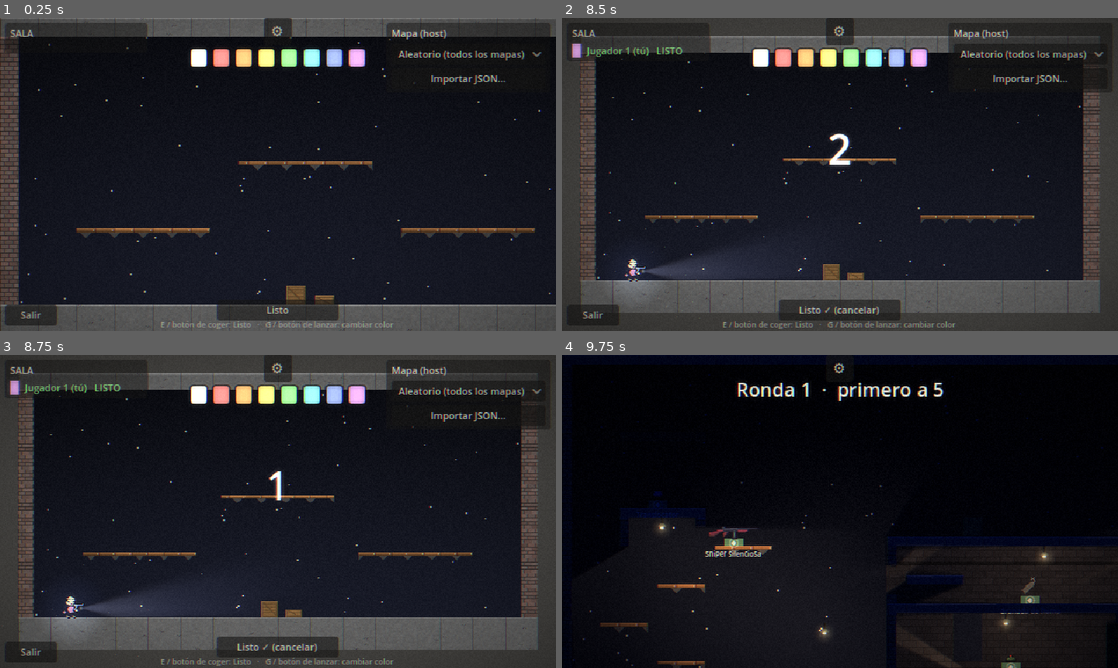
Above: before the commit, frames 1-4 (two rows, left to right).
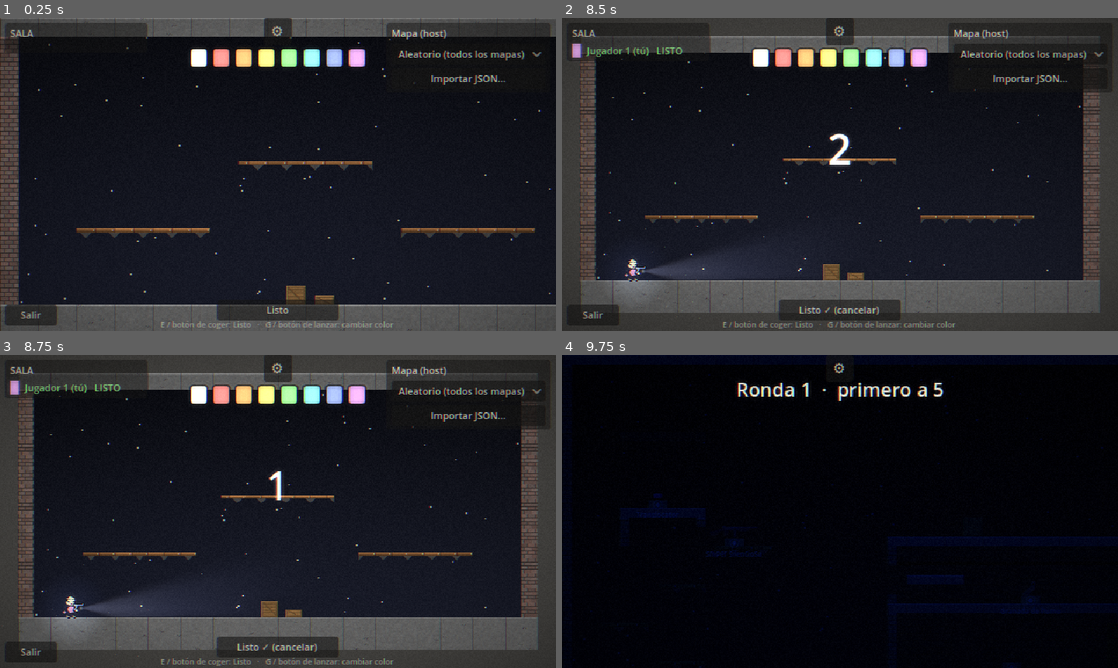
Above: after the commit, the same moments.

Repository: xNeku/godot-multiplayer-high-level
Game: Godot game, scene res://high_level_example/scenes/Lobby.tscn
Same seed, same stepped clock (60 frames per second), same inputs: the game is played once before the commit and once after it. This scene is started directly instead of the project's main scene.
Inputs (mouse positions are in pixels of both pictures, inside the frame that each line leads up to):
- Up to frame 1 (0.25 s): no input
- Up to frame 2 (8.5 s): click (762, 58) at 0.52 s; click (784, 58) at 1.27 s; click (806, 58) at 2.02 s; click (828, 58) at 2.77 s; click (851, 58) at 3.52 s; click (873, 58) at 4.27 s; click (895, 58) at 5.02 s; click (917, 58) at 5.77 s; click "Listo" at 6.5 s; click "Aleatorio (todos los mapas)" at 7.25 s; click "Importar JSON..." at 8 s
- Up to frame 3 (8.75 s): no input
- Up to frame 4 (9.75 s): click "⚙" at 8.75 s; click "Guardar" at 9.5 s

Frames 1-3 are identical in both runs. In frame 4, 8.5% of the frame differs, in the area x 3-100%, y 40-100%.

Commit message:
Sigilo: fabrica con 6 bombillas intermitentes (2 s cada 40 s); escopeta en MapaPruebas; retroceso que empuja al tirador (escopeta 25%, francos 45%, bazooka 60%)
Co-Authored-By: Claude Opus 5.5 <noreply@anthropic.com>
Claude-Session: https://claude.ai/code/session_01V8Hjh6ByoFuysguaq7Lais

Diff:
--- a/high_level_example/Weapons/Bazooka.tres
+++ b/high_level_example/Weapons/Bazooka.tres
@@ -19,3 +19,4 @@
 hearing_range = 3500.0
 muzzle_flash = 2.5
 eject_casing = false
+self_knockback_pct = 60.0
--- a/high_level_example/Weapons/Escopeta.tres
+++ b/high_level_example/Weapons/Escopeta.tres
@@ -26,3 +26,4 @@
 tracer_every = 0
 impact_size = 0.7
 casing_color = Color(0.75, 0.15, 0.12, 1)
+self_knockback_pct = 25.0
--- a/high_level_example/Weapons/Sniper.tres
+++ b/high_level_example/Weapons/Sniper.tres
@@ -22,3 +22,4 @@
 tracer_every = 1
 impact_size = 2.2
 impact_trail = true
+self_knockback_pct = 45.0
--- a/high_level_example/Weapons/SniperSilenciosa.tres
+++ b/high_level_example/Weapons/SniperSilenciosa.tres
@@ -20,3 +20,4 @@
 muzzle_flash = 0.0
 tracer_every = 0
 impact_size = 1.8
+self_knockback_pct = 45.0
--- a/high_level_example/scenes/MapaPruebas.tscn
+++ b/high_level_example/scenes/MapaPruebas.tscn
@@ -23,6 +23,7 @@
 [ext_resource type="Resource" path="res://high_level_example/Objetos/Hilo.tres" id="32_hilo"]
 [ext_resource type="Resource" path="res://high_level_example/Weapons/Bazooka.tres" id="33_bazooka"]
 [ext_resource type="PackedScene" path="res://high_level_example/scenes/Puerta.tscn" id="34_puerta"]
+[ext_resource type="Resource" path="res://high_level_example/Weapons/Escopeta.tres" id="35_escopeta"]
 [sub_resource type="RectangleShape2D" id="Rect_P"]
 size = Vector2(500, 8)
 
@@ -296,6 +297,10 @@
 position = Vector2(1290, 368)
 weapon = ExtResource("33_bazooka")
 
+[node name="SpawnerEscopeta" parent="Armas" instance=ExtResource("6_spawner")]
+position = Vector2(1360, 368)
+weapon = ExtResource("35_escopeta")
+
 [node name="MuroPuerta" type="StaticBody2D" parent="."]
 position = Vector2(2000, 270)
 collision_layer = 1
--- a/high_level_example/scripts/WeaponData.gd
+++ b/high_level_example/scripts/WeaponData.gd
@@ -37,6 +37,10 @@
 # Velocidad a la que baja una vez pasada la pausa
 @export var recoil_recovery_deg_per_sec: float = 60.0
 
+# Empujón hacia atrás al disparar, en % de self_knockback_ref del jugador (800 px/s).
+# Escopeta 25, francotiradores 45, bazooka 60.
+@export_range(0.0, 200.0) var self_knockback_pct: float = 0.0
+
 @export_group("Luz y sonido")
 # Las armas sin silenciador sueltan un fogonazo de luz que delata tu posición
 @export var silenced: bool = false
--- a/high_level_example/scripts/glow_follow.gd
+++ b/high_level_example/scripts/glow_follow.gd
@@ -8,13 +8,14 @@
 
 
 func _ready() -> void:
-	if light:
-		_base_energy = maxf(light.energy, 0.01)
+	# La energía "encendida" se aprende al vuelo (la intermitente empieza apagada)
+	_base_energy = 1.0
 
 
 func _process(_delta: float) -> void:
 	if light == null or not is_instance_valid(light):
 		queue_free()
 		return
-	visible = light.enabled and light.is_visible_in_tree()
+	_base_energy = maxf(_base_energy, light.energy)
+	visible = light.enabled and light.is_visible_in_tree() and light.energy > 0.01
 	modulate.a = base_alpha * clampf(light.energy / _base_energy, 0.0, 1.5)
--- a/high_level_example/scripts/high_level_network_player.gd
+++ b/high_level_example/scripts/high_level_network_player.gd
@@ -122,6 +122,8 @@
 @export var default_weapon: WeaponData
 # Arma de juguete del lobby (empuja, no mata)
 @export var lobby_weapon: WeaponData
+# Empujón al disparar al 100% (cada arma usa su self_knockback_pct de esto)
+@export var self_knockback_ref: float = 800.0
 # Para pruebas: ninguna arma gasta munición. (El arma inicial ya es infinita.)
 @export var debug_unlimited_ammo: bool = false
 # A qué distancia se puede coger un arma con el botón de interactuar
@@ -756,6 +758,13 @@
 	# tiene escala no uniforme, así que con él las balas se desviaban.
 	request_shoot.rpc_id(1, muzzle.global_position, aim_angle)
 
+	# Retroceso que empuja al tirador (escopeta, francos, bazooka)
+	if current_weapon_data.self_knockback_pct > 0.0:
+		var push: Vector2 = -Vector2.RIGHT.rotated(aim_angle) * self_knockback_ref * current_weapon_data.self_knockback_pct / 100.0
+		velocity += push
+		if push.y < 0.0:
+			_coyote_left = 0.0 # que no cuente como salto pegado al suelo
+
 	# Efectos inmediatos en el tirador (sin esperar al servidor)
 	shake(shake_per_shot * (1.0 + current_weapon_data.recoil_per_shot_deg * 0.15))
 	_play_shot_fx(not current_weapon_data.silenced)
--- /dev/null
+++ b/high_level_example/scripts/light_pulse.gd
@@ -0,0 +1,42 @@
+extends PointLight2D
+# Bombilla intermitente de sigilo: apagada casi siempre, se enciende "on_time"
+# segundos cada "period" segundos (con un par de chispazos al encender).
+# El momento depende del reloj desde que carga el mapa y de "phase", así todos los
+# jugadores la ven a la vez (más o menos: lo que tarde en cargar cada uno).
+
+@export var period: float = 40.0
+@export var on_time: float = 2.0
+# Desfase en segundos (para que no se enciendan todas a la vez)
+@export var phase: float = 0.0
+
+var _base_energy: float
+var _t: float = 0.0
+var _emp_until_msec: int = 0
+
+
+func _ready() -> void:
+	_base_energy = energy
+	energy = 0.0
+	add_to_group("emp_affected")
+
+
+func _process(delta: float) -> void:
+	_t += delta
+	if Time.get_ticks_msec() < _emp_until_msec:
+		energy = 0.0
+		return
+	var local: float = fposmod(_t + phase, period)
+	if local > on_time:
+		energy = 0.0
+		return
+	# Arranque con chispazos (primeros 0,25 s) y apagado suave
+	var e: float = _base_energy
+	if local < 0.25:
+		e *= 1.0 if fmod(local, 0.08) < 0.04 else 0.15
+	elif local > on_time - 0.3:
+		e *= (on_time - local) / 0.3
+	energy = e
+
+
+func emp(duration: float) -> void:
+	_emp_until_msec = Time.get_ticks_msec() + int(duration * 1000.0)
--- a/high_level_example/scripts/map_loader.gd
+++ b/high_level_example/scripts/map_loader.gd
@@ -23,6 +23,7 @@
 
 const MAP_SETTINGS: Script = preload("res://high_level_example/scripts/map_settings.gd")
 const TILE_SHADER: Shader = preload("res://high_level_example/shaders/tiles.gdshader")
+const LIGHT_PULSE: Script = preload("res://high_level_example/scripts/light_pulse.gd")
 const LIGHT_FLICKER: Script = preload("res://high_level_example/scripts/light_flicker.gd")
 const DOOR_SCENE: PackedScene = preload("res://high_level_example/scenes/Puerta.tscn")
 const SPAWNER_SCENE: PackedScene = preload("res://high_level_example/scenes/Spawner.tscn")
@@ -203,7 +204,7 @@
 				var cmat := _tile_mat(Style.CRATE, Vector2(sz) * bp, Color.WHITE, mat_cache)
 				_add_body(boxes, "Caja%d" % idx, Rect2i(ex, ey, sz.x, sz.y), bp, cmat, SOLID_LAYER_BIT, false, true, occ_cache)
 			"light":
-				_add_light(lights, "Bombilla%d" % idx, ex, ey, bp, bool(e.get("on", true)))
+				_add_light(lights, "Bombilla%d" % idx, ex, ey, bp, bool(e.get("on", true)), e)
 			"door":
 				var dw: int = clampi(_int(e.get("w", DOOR_DEFAULT.x), DOOR_DEFAULT.x), 1, 8)
 				var dh: int = clampi(_int(e.get("h", DOOR_DEFAULT.y), DOOR_DEFAULT.y), 1, 16)
@@ -436,7 +437,9 @@
 	parent.add_child(body)
 
 
-static func _add_light(parent: Node, node_name: String, ex: int, ey: int, bp: float, on: bool) -> void:
+# Opcional en el JSON: "pulse": true -> intermitente (apagada; se enciende "on_time" s
+# cada "period" s, con desfase "phase"). Sin "pulse" parpadea al azar como siempre.
+static func _add_light(parent: Node, node_name: String, ex: int, ey: int, bp: float, on: bool, e: Dictionary = {}) -> void:
 	var n := Node2D.new()
 	n.name = node_name
 	# 1x1 bloque: cuelga del centro de la parte de arriba de la casilla
@@ -474,7 +477,13 @@
 	luz.shadow_filter_smooth = 2.0
 	luz.texture = LIGHT_TEX
 	luz.texture_scale = 1.9
-	if on:
+	if on and bool(e.get("pulse", false)):
+		luz.set_script(LIGHT_PULSE)
+		luz.set("period", clampf(float(e.get("period", 40.0)), 2.0, 600.0))
+		luz.set("on_time", clampf(float(e.get("on_time", 2.0)), 0.2, 60.0))
+		luz.set("phase", float(e.get("phase", 0.0)))
+		foco.color = Color(0.55, 0.5, 0.4)
+	elif on:
 		luz.set_script(LIGHT_FLICKER)
 	else:
 		luz.enabled = false
--- a/high_level_example/scripts/tuning_panel.gd
+++ b/high_level_example/scripts/tuning_panel.gd
@@ -37,6 +37,7 @@
 	["backflip_air_control", 0.0, 1.0, 0.05],
 	["rope_range", 60, 400, 5],
 	["rope_release_boost", 1.0, 1.5, 0.05],
+	["self_knockback_ref", 0, 1200, 25],
 	["rope_climb_speed", 20, 200, 5],
 	["rope_swing_accel", 100, 1000, 10],
 	["rope_max_speed", 150, 900, 10],
--- a/maps/fabrica.json
+++ b/maps/fabrica.json
@@ -1358,12 +1358,6 @@
  },
  "entities": [
   {
-   "type": "light",
-   "x": 27,
-   "y": 28,
-   "on": true
-  },
-  {
    "type": "box_big",
    "x": 20,
    "y": 38
@@ -1384,12 +1378,6 @@
    "y": 37
   },
   {
-   "type": "light",
-   "x": 10,
-   "y": 17,
-   "on": true
-  },
-  {
    "type": "box_big",
    "x": 46,
    "y": 38
@@ -1423,48 +1411,6 @@
    "type": "box_big",
    "x": 108,
    "y": 38
-  },
-  {
-   "type": "light",
-   "x": 45,
-   "y": 34,
-   "on": true
-  },
-  {
-   "type": "light",
-   "x": 61,
-   "y": 34,
-   "on": true
-  },
-  {
-   "type": "light",
-   "x": 80,
-   "y": 34,
-   "on": false
-  },
-  {
-   "type": "light",
-   "x": 95,
-   "y": 34,
-   "on": true
-  },
-  {
-   "type": "light",
-   "x": 110,
-   "y": 34,
-   "on": true
-  },
-  {
-   "type": "light",
-   "x": 56,
-   "y": 41,
-   "on": true
-  },
-  {
-   "type": "light",
-   "x": 88,
-   "y": 41,
-   "on": true
   },
   {
    "type": "box_small",
@@ -1503,30 +1449,6 @@
    "y": 31
   },
   {
-   "type": "light",
-   "x": 46,
-   "y": 27,
-   "on": true
-  },
-  {
-   "type": "light",
-   "x": 70,
-   "y": 27,
-   "on": true
-  },
-  {
-   "type": "light",
-   "x": 92,
-   "y": 27,
-   "on": true
-  },
-  {
-   "type": "light",
-   "x": 110,
-   "y": 27,
-   "on": false
-  },
-  {
    "type": "door",
    "x": 95,
    "y": 21,
@@ -1535,179 +1457,203 @@
    "open": false
   },
   {
+   "type": "box_small",
+   "x": 86,
+   "y": 25
+  },
+  {
+   "type": "box_big",
+   "x": 42,
+   "y": 17
+  },
+  {
+   "type": "box_small",
+   "x": 110,
+   "y": 18
+  },
+  {
+   "type": "box_big",
+   "x": 126,
+   "y": 41
+  },
+  {
+   "type": "box_small",
+   "x": 134,
+   "y": 42
+  },
+  {
+   "type": "weapon_base",
+   "x": 17,
+   "y": 19,
+   "item": "SniperSilenciosa"
+  },
+  {
+   "type": "weapon_base",
+   "x": 9,
+   "y": 15,
+   "item": "Translocator"
+  },
+  {
+   "type": "weapon_base",
+   "x": 18,
+   "y": 39,
+   "item": "Pistola"
+  },
+  {
+   "type": "weapon_base",
+   "x": 64,
+   "y": 39,
+   "item": "Usp"
+  },
+  {
+   "type": "weapon_base",
+   "x": 84,
+   "y": 39,
+   "item": "Granada"
+  },
+  {
+   "type": "weapon_base",
+   "x": 70,
+   "y": 46,
+   "item": "Bazooka"
+  },
+  {
+   "type": "weapon_base",
+   "x": 52,
+   "y": 46,
+   "item": "Claymore"
+  },
+  {
+   "type": "weapon_base",
+   "x": 100,
+   "y": 46,
+   "item": "Hilo"
+  },
+  {
+   "type": "weapon_base",
+   "x": 66,
+   "y": 32,
+   "item": "Escopeta"
+  },
+  {
+   "type": "weapon_base",
+   "x": 46,
+   "y": 32,
+   "item": "Betty"
+  },
+  {
+   "type": "weapon_base",
+   "x": 108,
+   "y": 32,
+   "item": "Pistola"
+  },
+  {
+   "type": "weapon_base",
+   "x": 74,
+   "y": 21,
+   "item": "Mp7"
+  },
+  {
+   "type": "weapon_base",
+   "x": 48,
+   "y": 25,
+   "item": "Humo"
+  },
+  {
+   "type": "weapon_base",
+   "x": 100,
+   "y": 25,
+   "item": "DesertEagle"
+  },
+  {
+   "type": "weapon_base",
+   "x": 99,
+   "y": 8,
+   "item": "Pem"
+  },
+  {
+   "type": "weapon_base",
+   "x": 84,
+   "y": 18,
+   "item": "Semtex"
+  },
+  {
+   "type": "weapon_base",
+   "x": 143,
+   "y": 5,
+   "item": "Sniper"
+  },
+  {
+   "type": "weapon_base",
+   "x": 128,
+   "y": 29,
+   "item": "Tomahawk"
+  },
+  {
+   "type": "weapon_base",
+   "x": 130,
+   "y": 42,
+   "item": "Escopeta"
+  },
+  {
    "type": "light",
-   "x": 50,
-   "y": 20,
-   "on": true
+   "x": 61,
+   "y": 34,
+   "on": true,
+   "pulse": true,
+   "period": 40,
+   "on_time": 2,
+   "phase": 0
+  },
+  {
+   "type": "light",
+   "x": 56,
+   "y": 41,
+   "on": true,
+   "pulse": true,
+   "period": 40,
+   "on_time": 2,
+   "phase": 7
+  },
+  {
+   "type": "light",
+   "x": 70,
+   "y": 27,
+   "on": true,
+   "pulse": true,
+   "period": 40,
+   "on_time": 2,
+   "phase": 14
   },
   {
    "type": "light",
    "x": 78,
    "y": 20,
-   "on": true
-  },
-  {
-   "type": "light",
-   "x": 106,
-   "y": 20,
-   "on": true
-  },
-  {
-   "type": "box_small",
-   "x": 86,
-   "y": 25
+   "on": true,
+   "pulse": true,
+   "period": 40,
+   "on_time": 2,
+   "phase": 21
   },
   {
    "type": "light",
    "x": 71,
    "y": 14,
-   "on": true
-  },
-  {
-   "type": "box_big",
-   "x": 42,
-   "y": 17
-  },
-  {
-   "type": "box_small",
-   "x": 110,
-   "y": 18
-  },
-  {
-   "type": "box_big",
-   "x": 126,
-   "y": 41
-  },
-  {
-   "type": "box_small",
-   "x": 134,
-   "y": 42
+   "on": true,
+   "pulse": true,
+   "period": 40,
+   "on_time": 2,
+   "phase": 28
   },
   {
    "type": "light",
    "x": 145,
    "y": 7,
-   "on": true
-  },
-  {
-   "type": "light",
-   "x": 128,
-   "y": 31,
-   "on": true
-  },
-  {
-   "type": "weapon_base",
-   "x": 17,
-   "y": 19,
-   "item": "SniperSilenciosa"
-  },
-  {
-   "type": "weapon_base",
-   "x": 9,
-   "y": 15,
-   "item": "Translocator"
-  },
-  {
-   "type": "weapon_base",
-   "x": 18,
-   "y": 39,
-   "item": "Pistola"
-  },
-  {
-   "type": "weapon_base",
-   "x": 64,
-   "y": 39,
-   "item": "Usp"
-  },
-  {
-   "type": "weapon_base",
-   "x": 84,
-   "y": 39,
-   "item": "Granada"
-  },
-  {
-   "type": "weapon_base",
-   "x": 70,
-   "y": 46,
-   "item": "Bazooka"
-  },
-  {
-   "type": "weapon_base",
-   "x": 52,
-   "y": 46,
-   "item": "Claymore"
-  },
-  {
-   "type": "weapon_base",
-   "x": 100,
-   "y": 46,
-   "item": "Hilo"
-  },
-  {
-   "type": "weapon_base",
-   "x": 66,
-   "y": 32,
-   "item": "Escopeta"
-  },
-  {
-   "type": "weapon_base",
-   "x": 46,
-   "y": 32,
-   "item": "Betty"
-  },
-  {
-   "type": "weapon_base",
-   "x": 108,
-   "y": 32,
-   "item": "Pistola"
-  },
-  {
-   "type": "weapon_base",
-   "x": 74,
-   "y": 21,
-   "item": "Mp7"
-  },
-  {
-   "type": "weapon_base",
-   "x": 48,
-   "y": 25,
-   "item": "Humo"
-  },
-  {
-   "type": "weapon_base",
-   "x": 100,
-   "y": 25,
-   "item": "DesertEagle"
-  },
-  {
-   "type": "weapon_base",
-   "x": 99,
-   "y": 8,
-   "item": "Pem"
-  },
-  {
-   "type": "weapon_base",
-   "x": 84,
-   "y": 18,
-   "item": "Semtex"
-  },
-  {
-   "type": "weapon_base",
-   "x": 143,
-   "y": 5,
-   "item": "Sniper"
-  },
-  {
-   "type": "weapon_base",
-   "x": 128,
-   "y": 29,
-   "item": "Tomahawk"
-  },
-  {
-   "type": "weapon_base",
-   "x": 130,
-   "y": 42,
-   "item": "Escopeta"
+   "on": true,
+   "pulse": true,
+   "period": 40,
+   "on_time": 2,
+   "phase": 34
   },
   {
    "type": "spawn",
Not shown, changed: DISENO.md
Not shown, changed: GAMEFEEL.md
